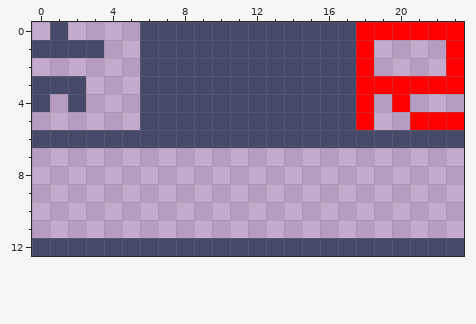
Pixel-art sprite: VEDA PBR PACK/lentera.png. The picture above is the old version.
The file is 24x13 pixels. Pixels under 10% opacity are left out.
Once edited:
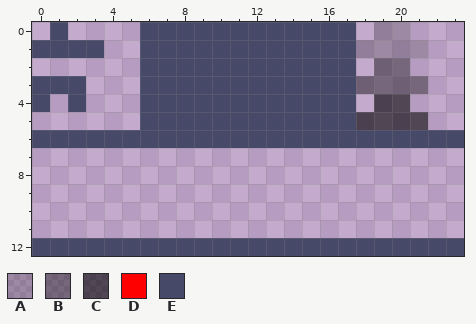
Palette (. is transparent): A #00000032  B #00000064  C #00000096  D #ff0000  E #464968
From old to new:
y 0: x 18..23 DDDDDD -> .AA...
y 1: x 18..21 D... -> AAAA; x 23 D -> .
y 2: x 18..20 D.. -> .BB; x 23 D -> .
y 3: x 18..23 DDDDDD -> BBBB..
y 4: x 18..20 D.D -> .CC
y 5: x 18..23 D..DDD -> CCCC..
